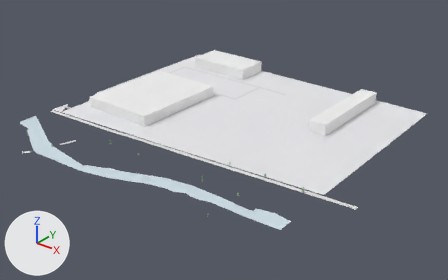
An edit to the glTF model white-model-six-districts/chunks/100_112_high.glb, drawn before and after from the same camera.
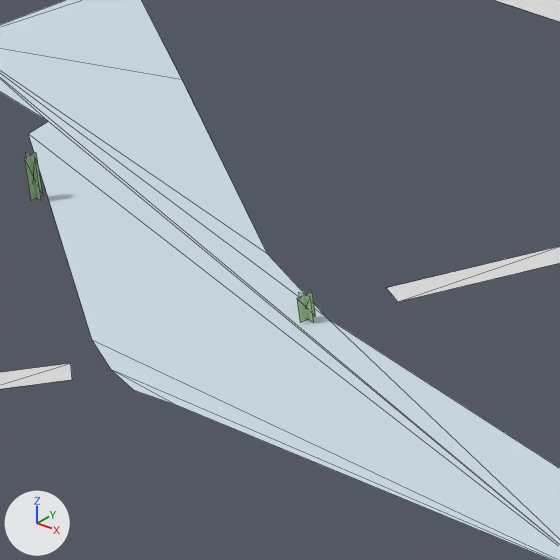
Each version appears first whole from a camera (50 mm lens) standing at (-9172.0, -5949.0, 427.0) and looking at (-9721.0, -5264.0, 2.0), and next in a close-up on the part from 5% to 17% of the width and 42% to 60% of the height. Every picture has the same lights, and +X, +Y and +Z are marked at lower left. The last two pictures show the newer version. The close-ups show mesh edges as thin lines. Vertices at exactly the same position are counted once.
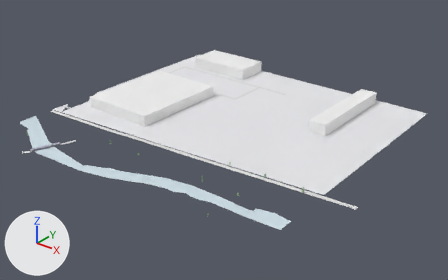
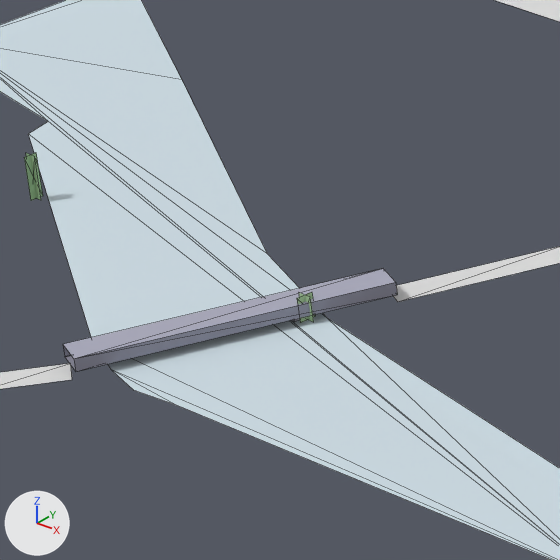
The change, as a list of edits to the scene's bpy script:
```text
Change me_mesh_0:
    used by ob_mesh_0; location = (0.0, 0.0, 0.0)
    remove me_mesh_0.from_pydata(...)  # 267 vertices, 171 faces; spans x -10000.0..-9452.0, y -5505.0..-5000.0, z 17.0..38.0
    add me_mesh_0.from_pydata(...)  # 283 vertices, 189 faces; spans x -10000.0..-9452.0, y -5505.0..-5000.0, z 17.0..38.0
    me_mesh_0 part 1
    2 faces are deleted
    16 vertices are added at x -9899.0..-9880.0, y -5495.0..-5452.0, z 17.0..20.0
    20 new faces join them
```

Location of each change, (x1, y1, x2, y2) in pixels of the close-ups (560 x 560 px):
part 1 of me_mesh_0, built on
    before: (299, 293, 314, 322)
    after: (63, 268, 397, 371)
